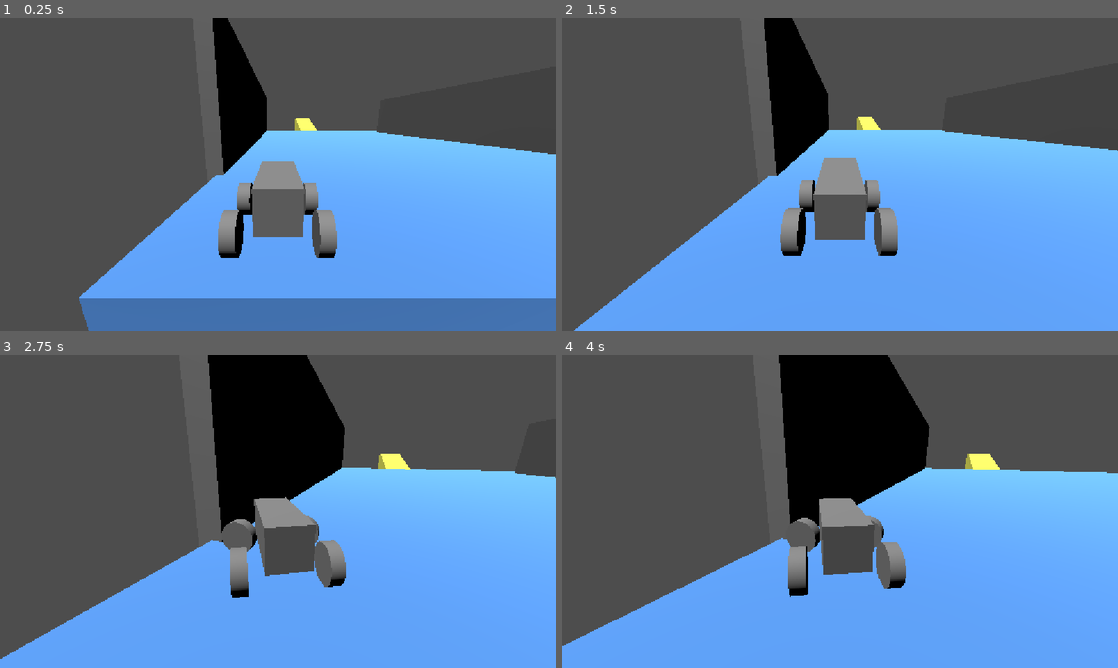
Above: before the commit, frames 1-4 (two rows, left to right).
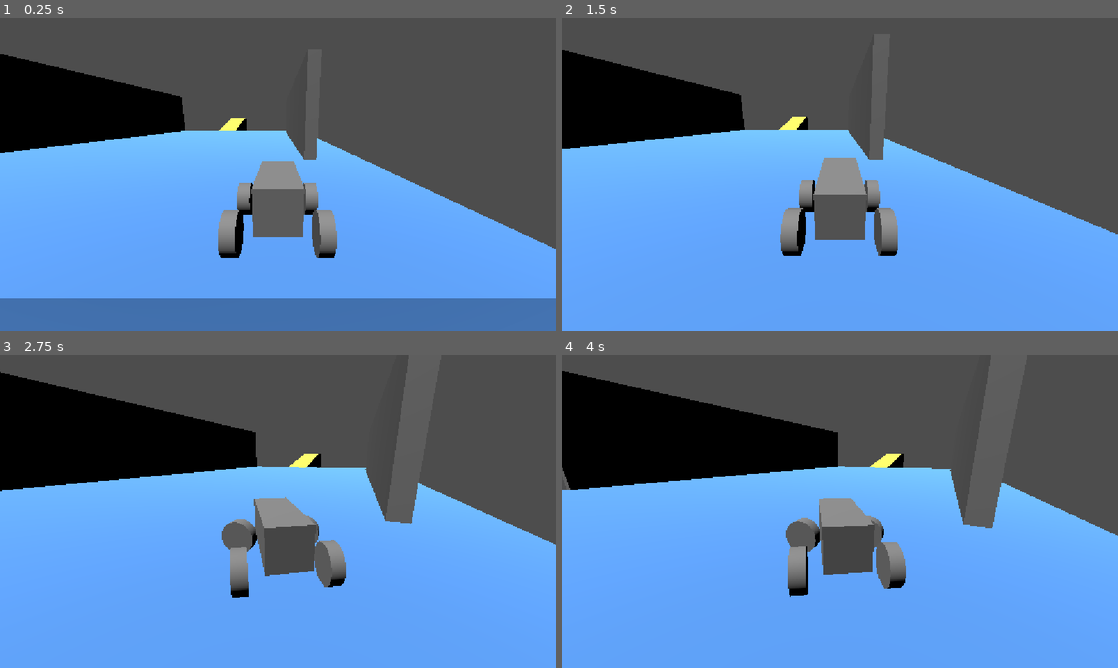
Above: after the commit, the same moments.

Repository: MauroEscalante-Hub/Linea-San-Gnomo
Game: Godot game, scene res://escena_para_pruebas.tscn
The game is run twice, just before and just after one commit, with the same random seed, the same clock (stepped at 60 frames per second) and the same inputs. The project has no main scene, so this scene is started directly.
Inputs:
- Up to frame 1 (0.25 s): no input
- Up to frame 2 (1.5 s): hold W (avanzar) from 0.53 s (still down); tap S (frenar) at 0.6, 1.35 s
- Up to frame 3 (2.75 s): release W (avanzar) at 2.03 s; hold A (izquierda) from 2.03 s (still down); tap S (frenar) at 2.1 s
- Up to frame 4 (4 s): keep holding A (izquierda); tap S (frenar) at 2.85, 3.6 s

The runs differ from the first frame. In frame 1, 34% of the frame differs, in the area x 0-100%, y 0-100%; in frame 2, 32%; in frame 3, 39%; in frame 4, 39%, in the area x 0-100%, y 0-93%.

Commit message:
kick off

Diff:
--- a/escena_para_pruebas.tscn
+++ b/escena_para_pruebas.tscn
@@ -31,8 +31,13 @@
 transform = Transform3D(1, 0, 0, 0, 1, 0, 0, 0, 1, -13.163201, 4.8015137, -30.407923)
 size = Vector3(1, 10.396973, 50)
 
+[node name="CSGPolygon3D2" type="CSGPolygon3D" parent="CSGCombiner3D" unique_id=1353345302]
+transform = Transform3D(-0.05590917, 0, -3.6657815, 0, 1.965, 0, 2.0115345, 0, -0.101887785, 13.5756, 3.299, -28.104)
+visible = false
+polygon = PackedVector2Array(0, 0, 0, 1, 1, 1, 11.949974, -1.3727918)
+
 [node name="jugador" parent="." unique_id=1604139032 instance=ExtResource("1_r8nmx")]
-transform = Transform3D(1, 0, 0, 0, 1, 0, 0, 0, 1, -9.407897, 2.198421, 1.4303617)
+transform = Transform3D(1, 0, 0, 0, 1, 0, 0, 0, 1, 14.784192, 2.198421, 1.4303617)
 
 [node name="DirectionalLight3D" type="DirectionalLight3D" parent="." unique_id=872906465]
 transform = Transform3D(0.20545253, 0.9629557, -0.17465837, -0.31475925, 0.23400037, 0.91987526, 0.9266692, -0.13401537, 0.35117525, -5.910654, 5.324602, 4.6082563)
--- a/escenas/jugador/jugador.gd
+++ b/escenas/jugador/jugador.gd
@@ -20,22 +20,30 @@
 
 	if detector_derecho.is_colliding() and !pegado_a_pared:
 		var normal = detector_derecho.get_collision_normal()
+		var punto = detector_derecho.get_collision_point()
 		var direccion = normal.cross(Vector3.UP)
 		direccion.y = 0
 		direccion = direccion.normalized()
 		var nuevo_basis = Basis.looking_at(direccion, normal)
 		global_transform.basis = nuevo_basis
-		var hacia_pared = -normal
-		apply_central_force(hacia_pared * 1000.0)
+
+		var distancia = global_position.distance_to(punto)
+		var fuerza_pared = distancia * 300.0
+
+		apply_central_force(-normal * fuerza_pared)
 		pegado_a_pared = true
 
 	if detector_izquierdo.is_colliding()and !pegado_a_pared:
 		var normal = detector_izquierdo.get_collision_normal()
+		var punto = detector_izquierdo.get_collision_point()
+
 		var direccion = -normal.cross(Vector3.UP)
 		direccion.y = 0
 		direccion = direccion.normalized()
 		var nuevo_basis = Basis.looking_at(direccion, normal)
 		global_transform.basis = nuevo_basis
-		var hacia_pared = -normal
-		apply_central_force(hacia_pared * 1000.0)
+		var distancia = global_position.distance_to(punto)
+		var fuerza_pared = distancia * 300.0
+
+		apply_central_force(normal * fuerza_pared)
 		pegado_a_pared = true
